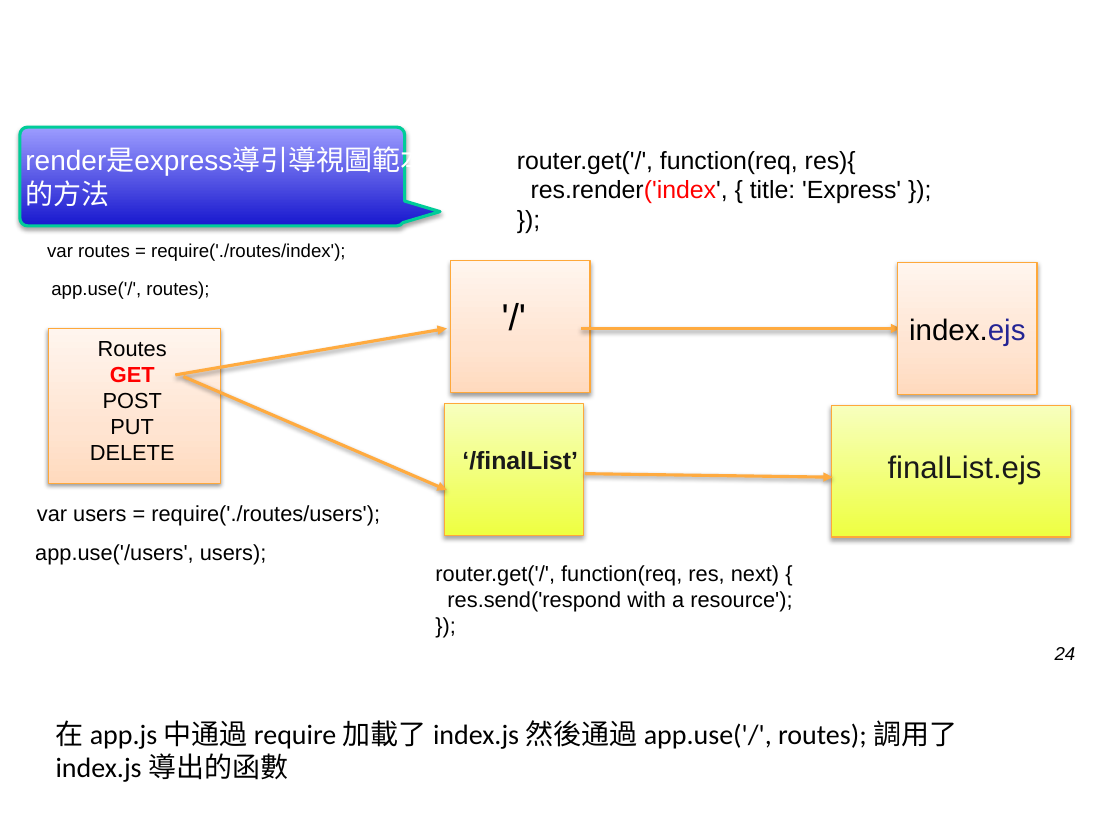
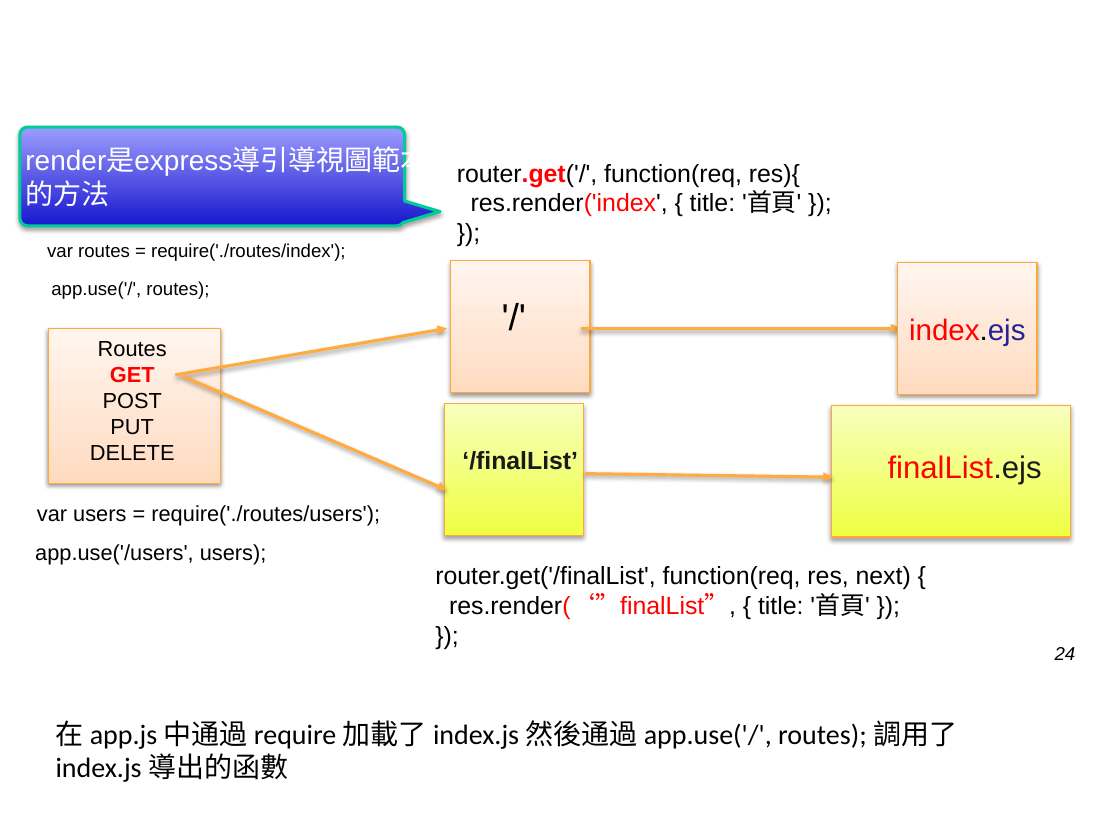
Before and after one commit to hyper570908/nodeDemo, a slide deck: slide 24 of doc/GIot_Session(win7).pptx. Drawn at 1120x840 pixels with LibreOffice and Linux fonts; fonts in the diff are those of the drawing; background and template pictures are left out. Boxes give left, top, right and bottom in pixels: in the first picture for what was removed or moved away, otherwise in the second. Text is boxed around its words. In the diff, an @@ line names an element or a change of style, - is before the commit and + after.

```diff
--- a/doc/GIot_Session(win7).pptx
+++ b/doc/GIot_Session(win7).pptx
@@ text "router.get('/', function(req, res){": place and size @@
-text "router.get('/', function(req, res){" at (517, 151, 901, 203)
+text "router.get('/', function(req, res){" at (457, 164, 801, 216)
@@ text at (457, 164, 800, 188): text colour #000000 to #FF0000, bold on in "router.get('/'," @@
@@ text at (471, 191, 801, 216): text changed @@
-res.render('index', { title: 'Express' });
+res.render('index', { title: '首頁' });
@@ text "index.ejs" at (909, 318, 1025, 346): text colour #000000 to #FF0000 in "index.ejs" @@
@@ text "finalList.ejs" at (888, 455, 1042, 484): text colour #1A1A1A to #FF0000 in "finalList.ejs" @@
@@ text "router.get('/finalList', function(req, res, next) {" at (435, 566, 911, 619): size 14 to 16 pt in "});" @@
@@ text at (435, 566, 911, 619): text changed; size 14 to 16 pt @@
-router.get('/', function(req, res, next) {
-res.send('respond with a resource');
+router.get('/finalList', function(req, res, next) {
+res.render(‘”finalList”, { title: '首頁' });
```
Also in this commit, not shown: 1 slide added, 13 other files.
